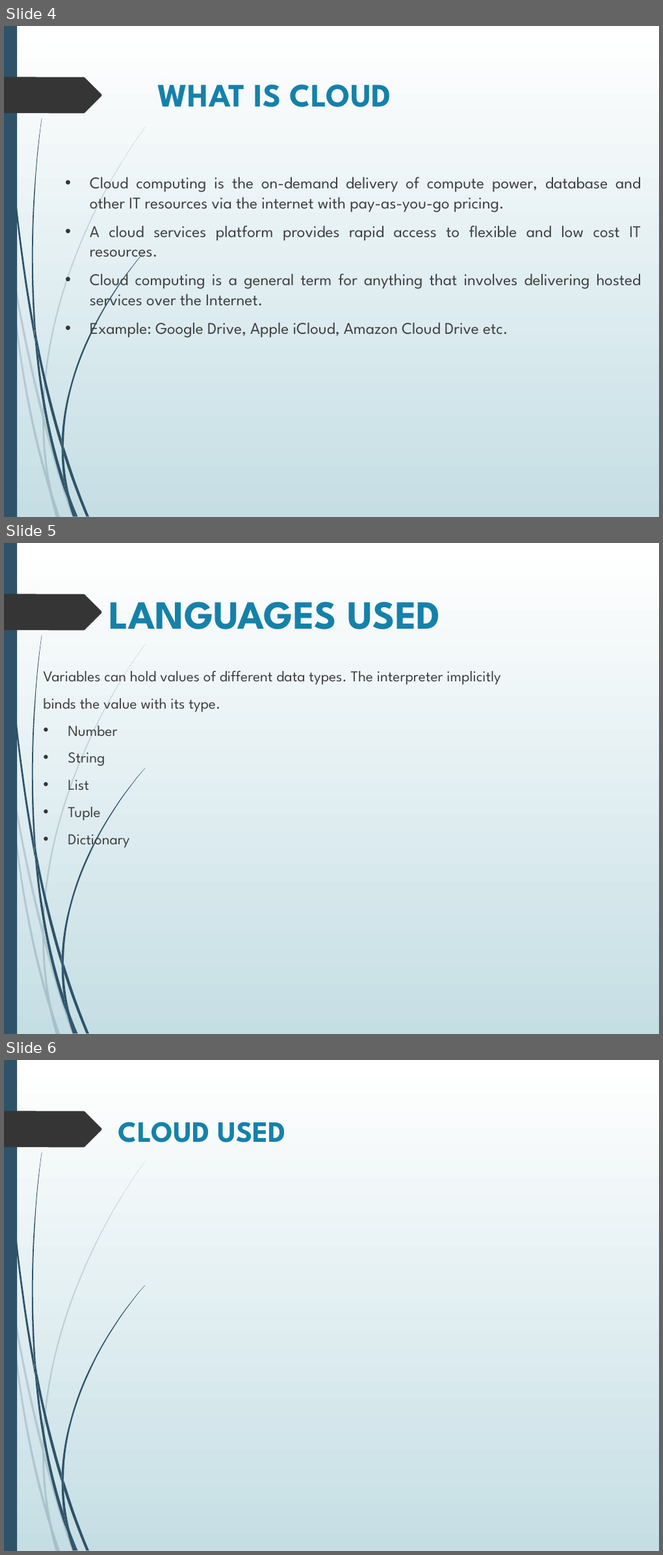
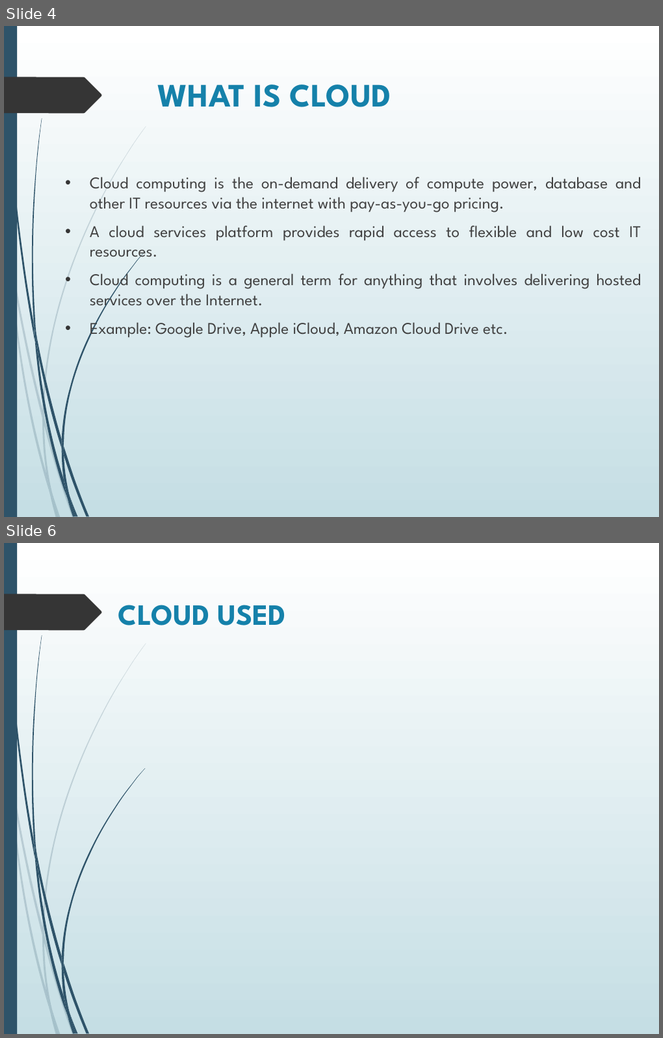
Before and after one commit to aayushi20221/Cloud-Based-Buss-Pass-System, a slide deck: ppt.pptx. Shown one above the other, each under a label of ours: slides 4, 5 and 6 before the commit, slides 4 and 6 after it; the slides between them are not shown. The pictures are 663x1555 and 663x1038 pixels, drawn with LibreOffice and Linux fonts; fonts in the diff are those of the drawing. Boxes give left, top, right and bottom in pixels: in the first picture for what was removed or moved away, otherwise in the second. Text is boxed around its words. In the diff, an @@ line names an element or a change of style, - is before the commit and + after.

```diff
--- a/ppt.pptx
+++ b/ppt.pptx
@@ slide 5 removed at (4, 543, 659, 1034), background gradient #FFFFFF to #C5DEE5; not listed: 24 template elements that a slide beside it also shows @@
@@ title removed at (109, 601, 441, 629) @@
-LANGUAGES USED
@@ text removed at (43, 671, 501, 850) @@
-Variables can hold values of different data types. The interpreter implicitly
-binds the value with its type.
-• Number
-• String
-• List
-• Tuple
-• Dictionary
```
Also in this commit, not shown: 1 slide changed, 1 slide added.
